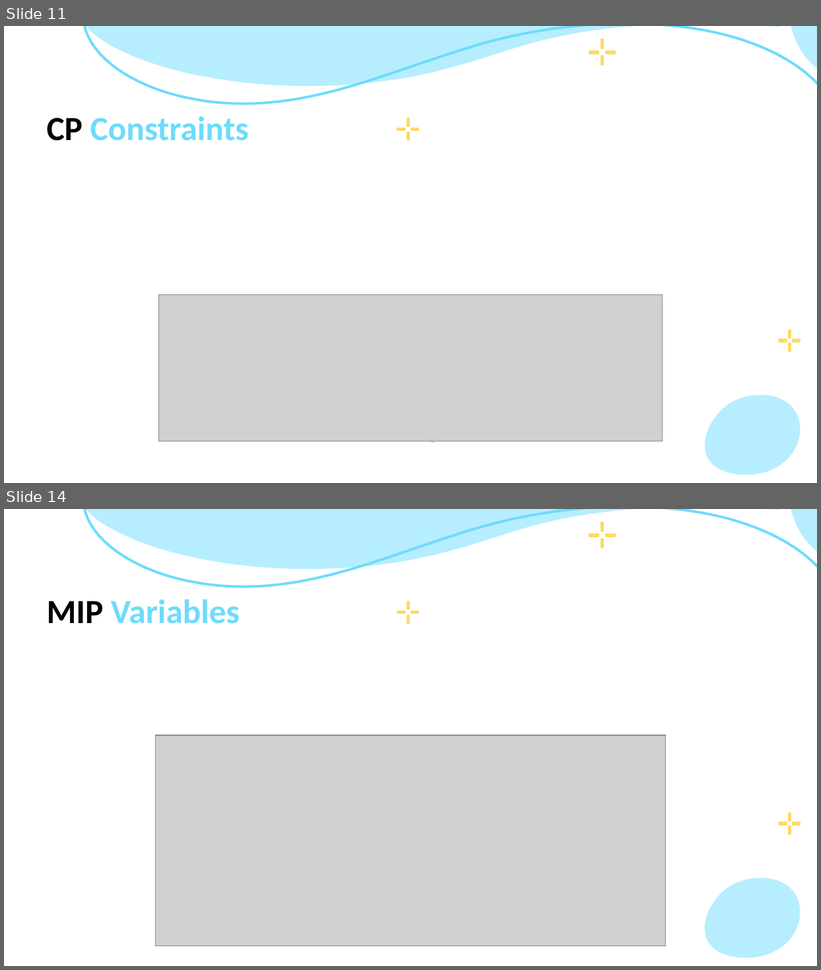
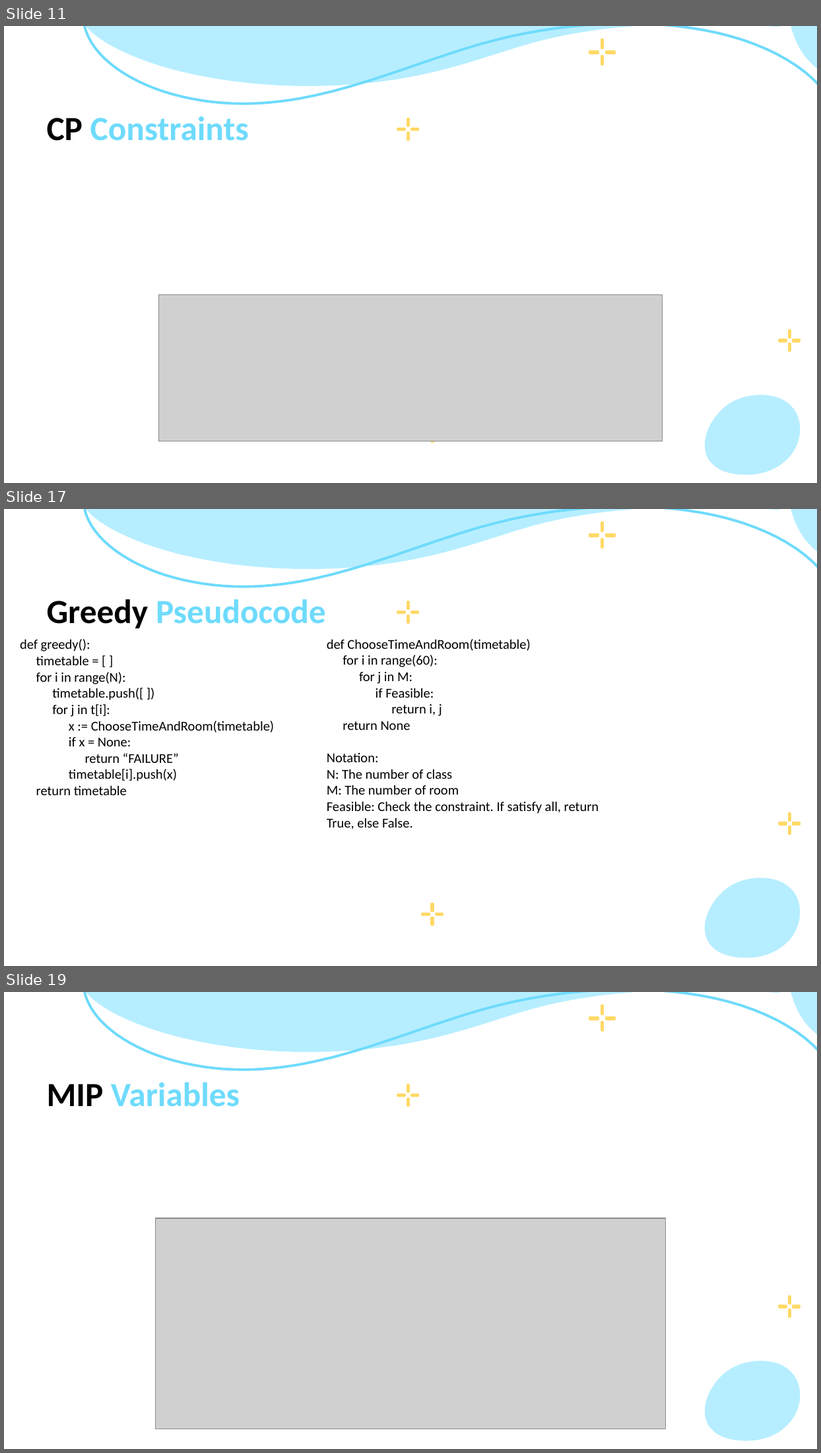
Before and after one commit to phongtran263/mini_project_opt, a slide deck: FOO.pptx. Shown one above the other, each under a label of ours: slides 11 and 14 before the commit, slides 11, 17 and 19 after it; the slides between them are not shown. The pictures are 821x970 and 821x1453 pixels, drawn with LibreOffice and Linux fonts; fonts in the diff are those of the drawing; grey boxes stand for pictures. Boxes give left, top, right and bottom in pixels: in the first picture for what was removed or moved away, otherwise in the second. Text is boxed around its words. In the diff, an @@ line names an element or a change of style, - is before the commit and + after.

```diff
--- a/FOO.pptx
+++ b/FOO.pptx
@@ slide 17 added at bbox=[4, 509, 817, 966], background #FFFFFF; not listed: 3 template elements that a slide beside it also shows @@
@@ group added at bbox=[589, 523, 614, 548]: 4 freeform shapes @@
@@ title added at bbox=[47, 599, 326, 628], 30 pt, text #6EDBFC, bold @@
+Greedy Pseudocode
@@ group added at bbox=[399, 603, 418, 622]: 4 freeform shapes @@
@@ subtitle added at bbox=[20, 639, 274, 795], 12 pt, text #000000 @@
+def greedy():
+timetable = [ ]
+for i in range(N):
+timetable.push([ ])
+for j in t[i]:
+x := ChooseTimeAndRoom(timetable)
+if x = None:
+return “FAILURE”
+timetable[i].push(x)
+return timetable
@@ text added at bbox=[327, 639, 599, 830], 12 pt, text #000000 @@
+def ChooseTimeAndRoom(timetable)
+for i in range(60):
+for j in M:
+if Feasible:
+return i, j
+return None
+Notation:
+N: The number of class
+M: The number of room
+Feasible: Check the constraint. If satisfy all, return True, else False.
@@ group added at bbox=[780, 814, 800, 834]: 4 freeform shapes @@
@@ freeform shape added at bbox=[698, 865, 808, 966], fill #B6EEFF @@
@@ group added at bbox=[422, 905, 442, 925]: 4 freeform shapes @@
@@ what was slide 14 is now slide 19 @@
```
Also in this commit, not shown: 3 slides changed, 4 other slides added.
